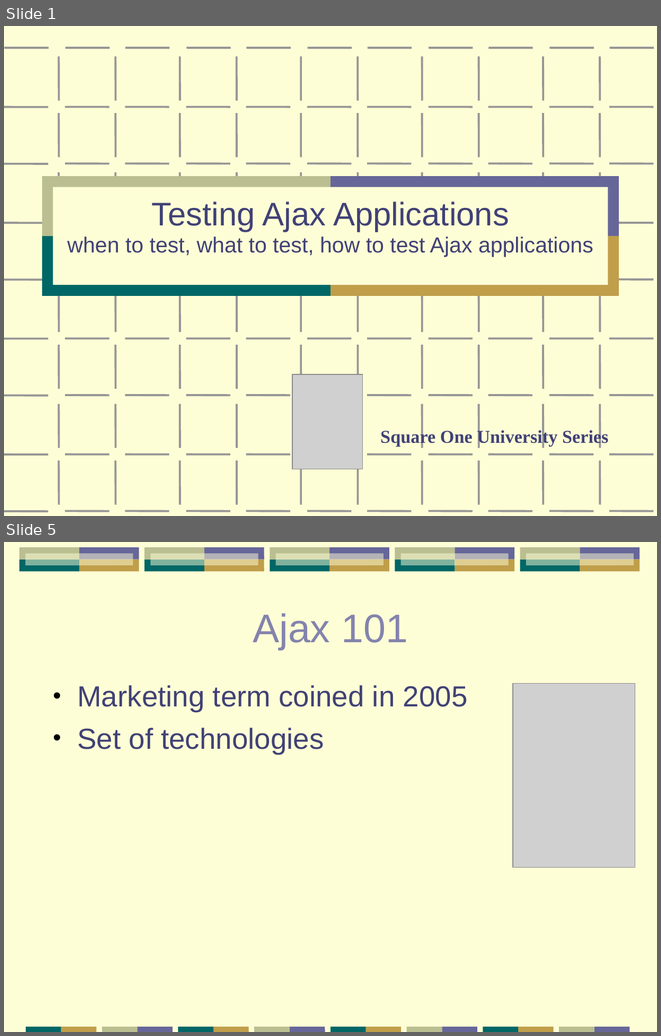
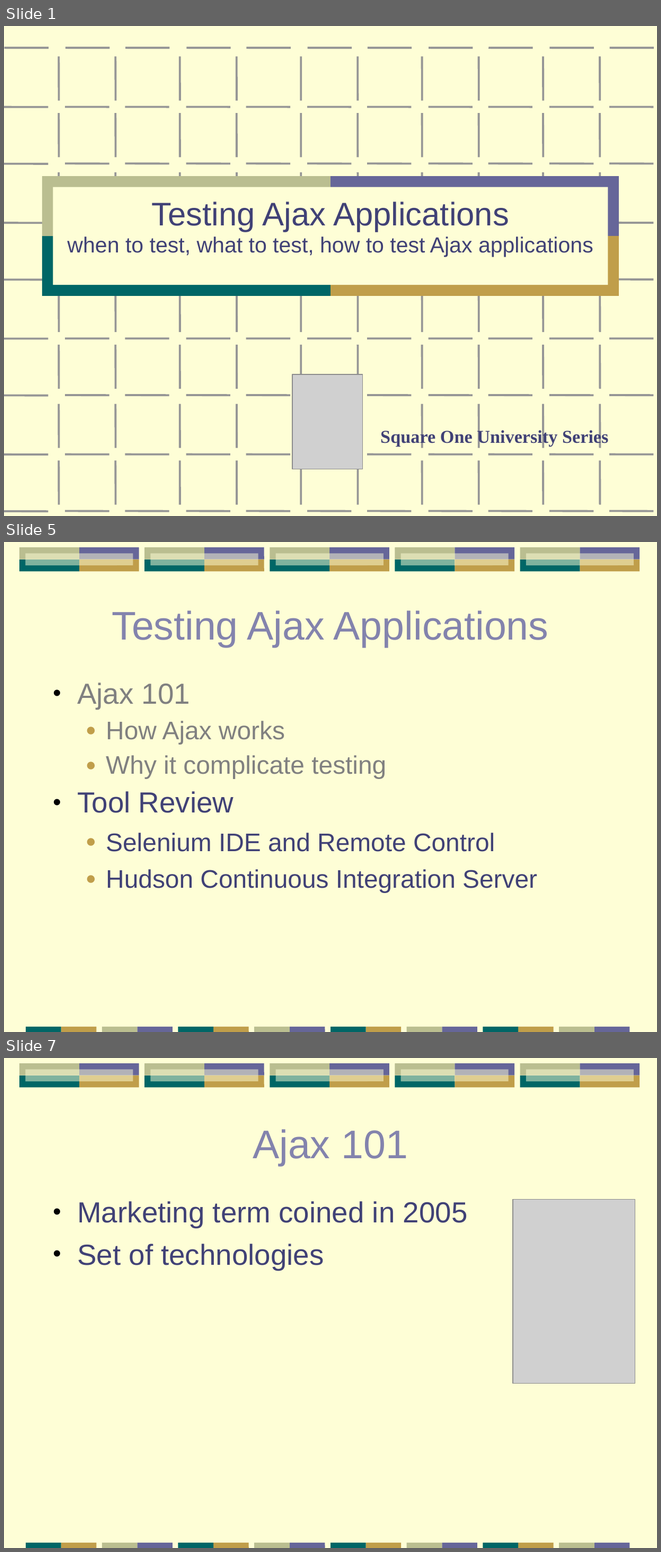
Before and after one commit to papuapost/yazaar, a slide deck: articles/testing-tools/testing-apps.ppt. Shown one above the other, each under a label of ours: slides 1 and 5 before the commit, slides 1, 5 and 7 after it; the slides between them are not shown. The pictures are 661x1036 and 661x1552 pixels, drawn with LibreOffice and Linux fonts; fonts in the diff are those of the drawing; grey boxes stand for pictures; background and template pictures are left out. Boxes give left, top, right and bottom in pixels: in the first picture for what was removed or moved away, otherwise in the second. Text is boxed around its words. In the diff, an @@ line names an element or a change of style, - is before the commit and + after.

```diff
--- a/articles/testing-tools/testing-apps.ppt
+++ b/articles/testing-tools/testing-apps.ppt
@@ slide 5 added at [4, 542, 657, 1032], background #FEFED6; not listed: 41 template elements that a slide beside it also shows @@
@@ title added at [112, 610, 549, 647], 44 pt, text #8383AD @@
+Testing Ajax Applications
@@ text added at [77, 682, 537, 892], 28 pt, text #404176 @@
+• Ajax 101
+  ● How Ajax works
+  ● Why it complicate testing
+• Tool Review
+  ● Selenium IDE and Remote Control
+  ● Hudson Continuous Integration Server
@@ what was slide 5 is now slide 7 @@
```
Also in this commit, not shown: 21 slides changed, 11 other slides added, 4 slides removed, 1 other file.
